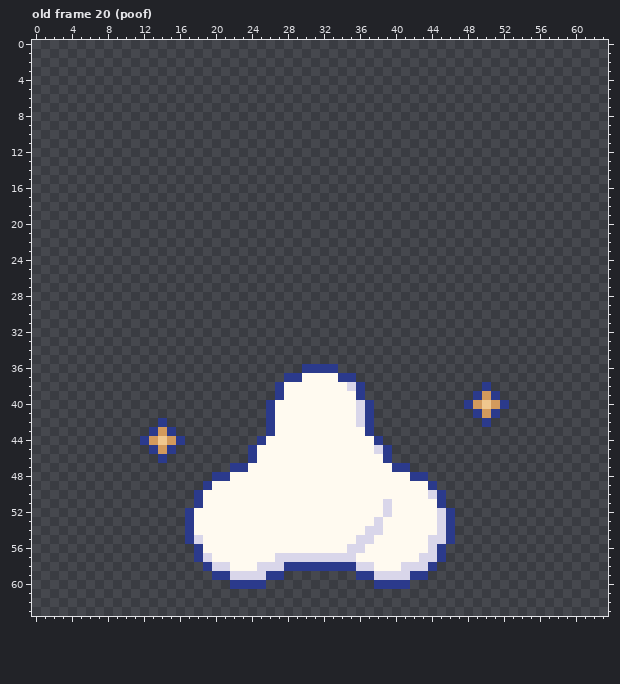
Pixel-art file -- recursos/personajes/perrito/pixel/perrito.aseprite. This is how it looked before the edit.
64x64 pixels, 26 frames. Shown: old frame 20 (poof). The commit also changed other frames, which this record leaves out.
The result:
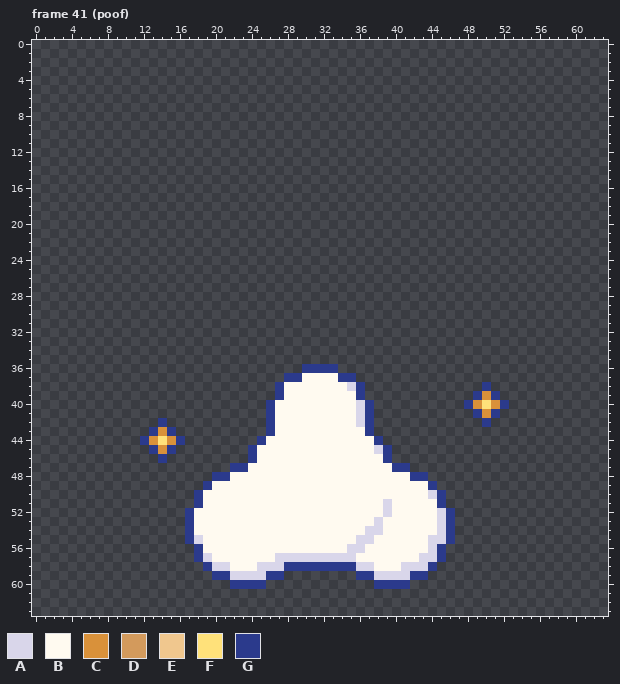
Palette (. is transparent): A #d9d6ea  B #fffaf0  C #d9913a  D #d39a5c  E #f0c78e  F #ffe17a  G #2b3a8c
Change:
{"change": "frames 26 -> 47"}
{"where": "frame 41 (poof) against old frame 20 (poof), layer \"cuerpo\""}
{"frame":41,"y":39,"x":50,"old":"D","new":"C"}
{"frame":41,"y":40,"x":49,"old":"DED","new":"CFC"}
{"frame":41,"y":41,"x":50,"old":"D","new":"C"}
{"frame":41,"y":43,"x":14,"old":"D","new":"C"}
{"frame":41,"y":44,"x":13,"old":"DED","new":"CFC"}
{"frame":41,"y":45,"x":14,"old":"D","new":"C"}
{"label":"changed","picture_box":[473,391,500,418]}
{"label":"changed","picture_box":[149,427,176,454]}
